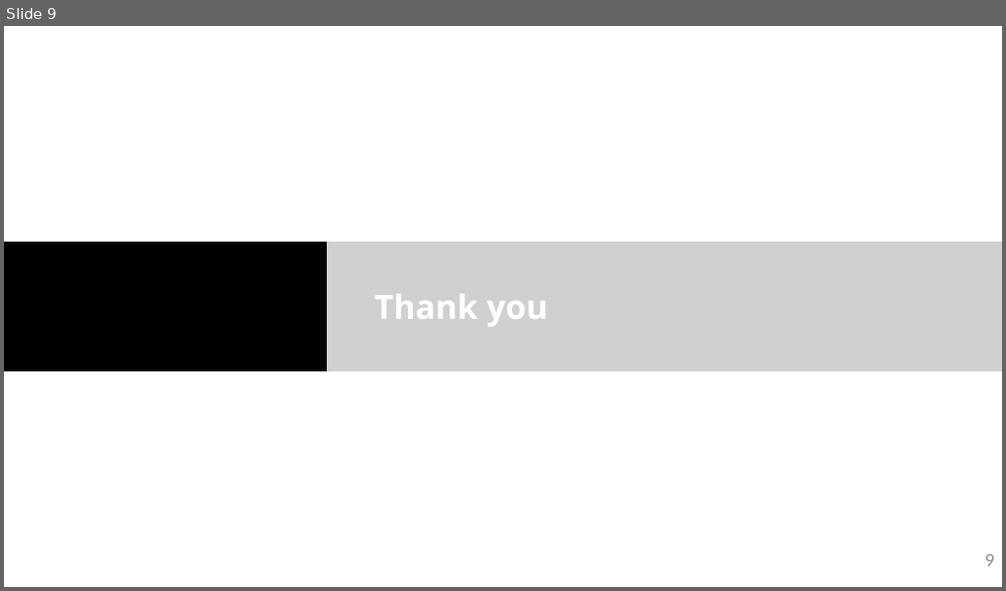
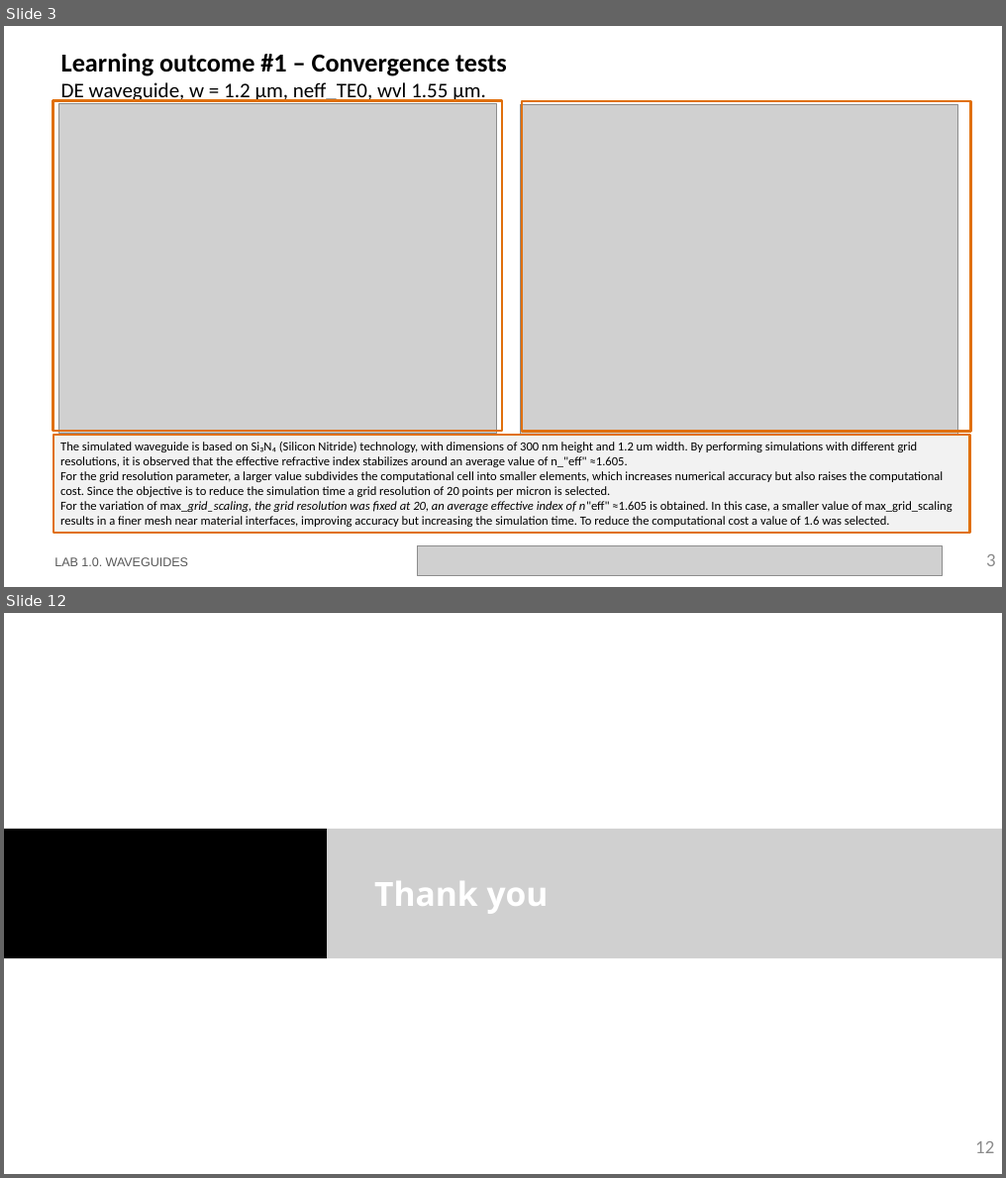
Before and after one commit to niospinamev2/pic-upv-lab1, a slide deck: LabBook_10.pptx. Shown one above the other, each under a label of ours: slide 9 before the commit, slides 3 and 12 after it; the slides between them are not shown. The pictures are 1006x591 and 1006x1178 pixels, drawn with LibreOffice and Linux fonts; fonts in the diff are those of the drawing; grey boxes stand for pictures; background and template pictures are left out. Boxes give left, top, right and bottom in pixels: in the first picture for what was removed or moved away, otherwise in the second. Text is boxed around its words. In the diff, an @@ line names an element or a change of style, - is before the commit and + after.

```diff
--- a/LabBook_10.pptx
+++ b/LabBook_10.pptx
@@ slide 3 added at (x1=4, y1=26, x2=1002, y2=587), background #FFFFFF @@
@@ title added at (x1=61, y1=53, x2=507, y2=102), 20 pt, text #000000 @@
+Learning outcome #1 – Convergence tests
+DE waveguide, w = 1.2 µm, neff_TE0, wvl 1.55 µm.
@@ rectangle added at (x1=54, y1=101, x2=503, y2=432), outline #E0700D 2.25 pt @@
@@ picture added at (x1=58, y1=104, x2=497, y2=433) @@
@@ picture added at (x1=521, y1=104, x2=958, y2=434) @@
@@ rectangle added at (x1=522, y1=101, x2=971, y2=432), outline #E0700D 2.25 pt @@
@@ rectangle added at (x1=54, y1=435, x2=970, y2=533), fill #F2F2F2, outline #E0700D 2.25 pt, 12 pt, text #000000 @@
+The simulated waveguide is based on Si₃N₄ (Silicon Nitride) technology, with dimensions of 300 nm height and 1.2 um width. By performing simulations with different grid resolutions, it is observed that the effective refractive index stabilizes around an average value of n_"eff" ≈1.605.
+For the grid resolution parameter, a larger value subdivides the computational cell into smaller elements, which increases numerical accuracy but also raises the computational cost. Since the objective is to reduce the simulation time a grid resolution of 20 points per micron is selected.
+For the variation of max_grid_scaling, the grid resolution was fixed at 20, an average effective index of n"eff" ≈1.605 is obtained. In this case, a smaller value of max_grid_scaling results in a finer mesh near material interfaces, improving accuracy but increasing the simulation time. To reduce the computational cost a value of 1.6 was selected.
@@ text added at (x1=54, y1=558, x2=188, y2=567), 12 pt, text #585858 @@
+LAB 1.0. WAVEGUIDES
@@ picture added at (x1=417, y1=547, x2=943, y2=576) @@
@@ page number added at (x1=986, y1=555, x2=996, y2=567), 18 pt, text #8C8C8C @@
+3
@@ what was slide 9 is now slide 12 @@
@@ page number at (x1=975, y1=1142, x2=994, y2=1154): text changed @@
-9
+12
```
Also in this commit, not shown: 5 slides changed, 2 other slides added, 15 other files.
